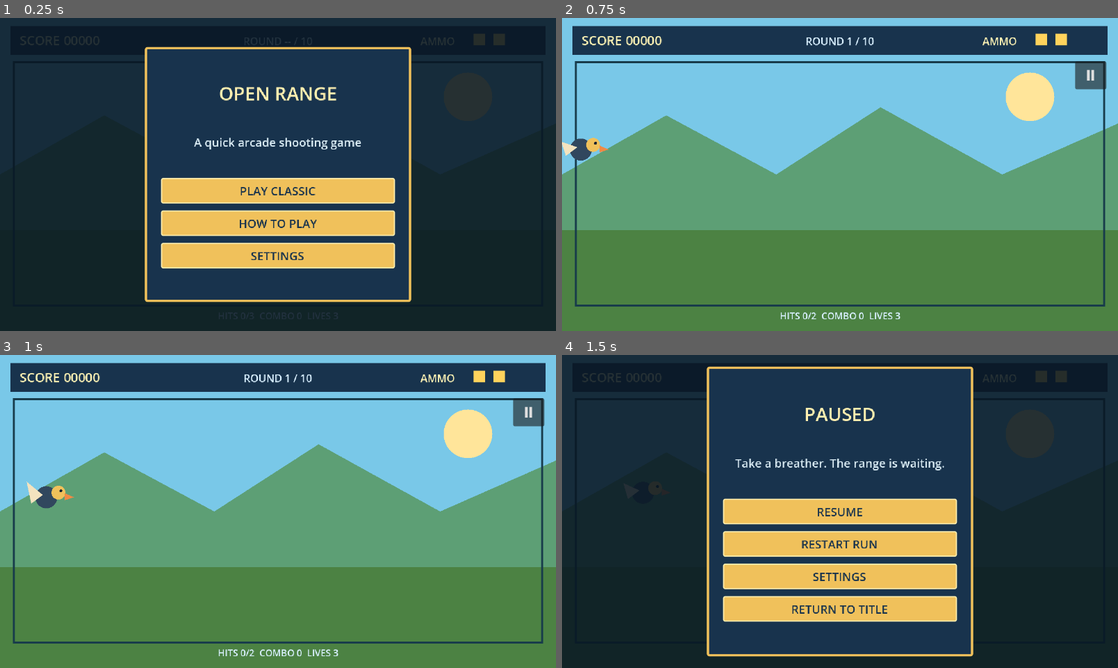
Above: before the commit, frames 1-4 (two rows, left to right).
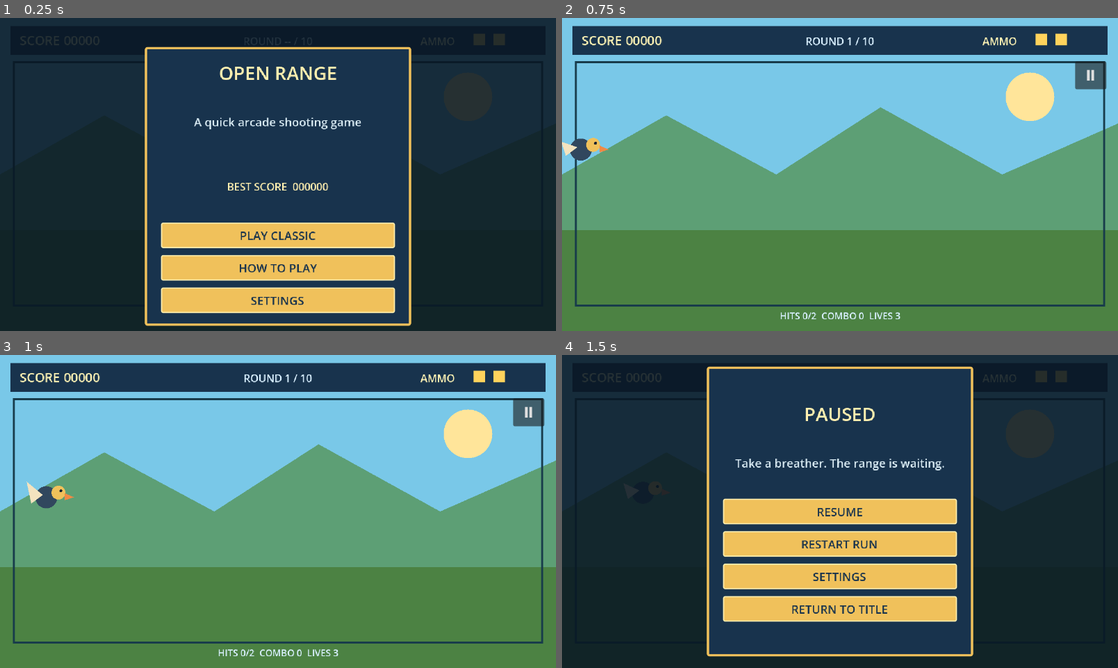
Above: after the commit, the same moments.

Repository: ranababu1/duckhunt
Game: Godot game, scene res://scenes/main/main.tscn
Two runs of this game, one before a commit and one after it. Both use one fixed random seed, a clock stepped at 60 frames per second and the inputs below.
Inputs:
- Up to frame 1 (0.25 s): no input
- Up to frame 2 (0.75 s): click "PLAY CLASSIC" at 0.5 s
- Up to frame 3 (1 s): no input
- Up to frame 4 (1.5 s): click "Ⅱ" at 1.25 s

The runs differ from the first frame. In frame 1, 17% of the frame differs, in the area x 26-74%, y 15-99%; in frame 2, nothing differs; in frame 3, nothing differs; in frame 4, nothing differs.

Commit message:
Persist best score on title return

Diff:
--- a/scripts/gameplay/prototype_game.gd
+++ b/scripts/gameplay/prototype_game.gd
@@ -79,7 +79,7 @@
 	audio.apply_setting("music_volume", saved_settings.music_volume)
 	audio.apply_setting("sfx_volume", saved_settings.sfx_volume)
 	audio.set_context("menu")
-	ui.show_title()
+	ui.show_title(SaveServiceScript.load_best_score())
 	queue_redraw()
 
 func _process(delta: float) -> void:
@@ -104,7 +104,7 @@
 	if ui.screens["settings"].visible:
 		ui.back_from_settings()
 	elif ui.screens["tutorial"].visible:
-		ui.show_title()
+		ui.show_title(SaveServiceScript.load_best_score())
 	elif game_manager.state == game_manager.State.PLAYING:
 		_pause_run()
 	elif game_manager.state == game_manager.State.PAUSED:
@@ -180,7 +180,7 @@
 				target.set_process(false)
 			weapon.set_process(false)
 			round.set_process(false)
-			ui.show_title()
+			ui.show_title(SaveServiceScript.load_best_score())
 		game_manager.State.PLAYING:
 			audio.set_context("gameplay")
 			get_tree().paused = false
@@ -220,6 +220,7 @@
 
 func _return_to_title() -> void:
 	get_tree().paused = false
+	SaveServiceScript.save_best_score(run.score)
 	game_manager.return_to_title()
 
 func _show_results(heading: String) -> void:
--- a/scripts/ui/game_ui.gd
+++ b/scripts/ui/game_ui.gd
@@ -38,8 +38,9 @@
 	_create_gameplay_hud()
 	_show("title")
 
-func show_title() -> void:
+func show_title(best_score: int = 0) -> void:
 	title_confirm_visible = false
+	_set_label("title_best", "BEST SCORE  %06d" % best_score)
 	_show("title")
 
 func show_tutorial() -> void:
@@ -74,7 +75,7 @@
 	return settings.duplicate(true)
 
 func _create_title() -> void:
-	var panel := _make_screen("title", "OPEN RANGE", "A quick arcade shooting game")
+	var panel := _make_screen("title", "OPEN RANGE", "A quick arcade shooting game", "title_best")
 	_add_button(panel, "PLAY CLASSIC", func() -> void: play_requested.emit())
 	_add_button(panel, "HOW TO PLAY", func() -> void: tutorial_requested.emit())
 	_add_button(panel, "SETTINGS", func() -> void: _open_settings())
Not shown, changed: doc/changelog.md
Not shown, changed: doc/currentstate.md
